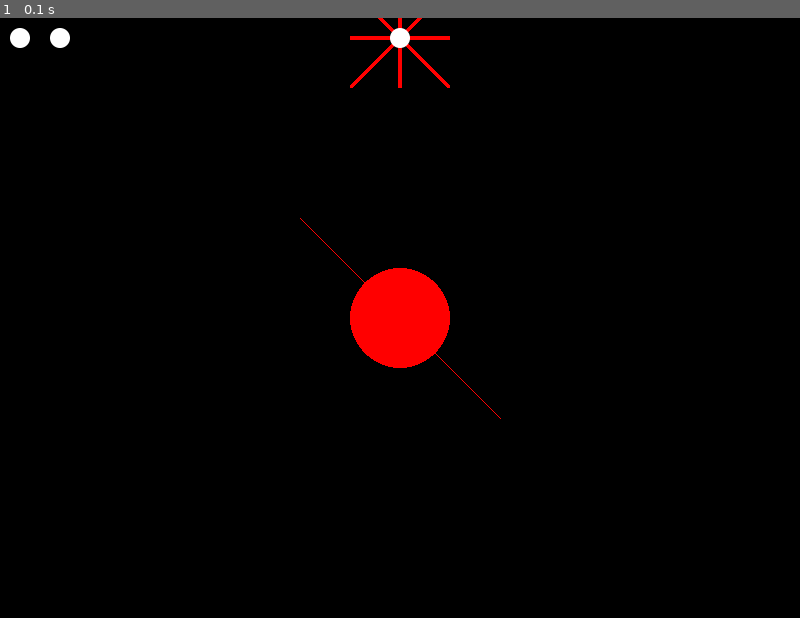
Above: before the commit, frame 1.
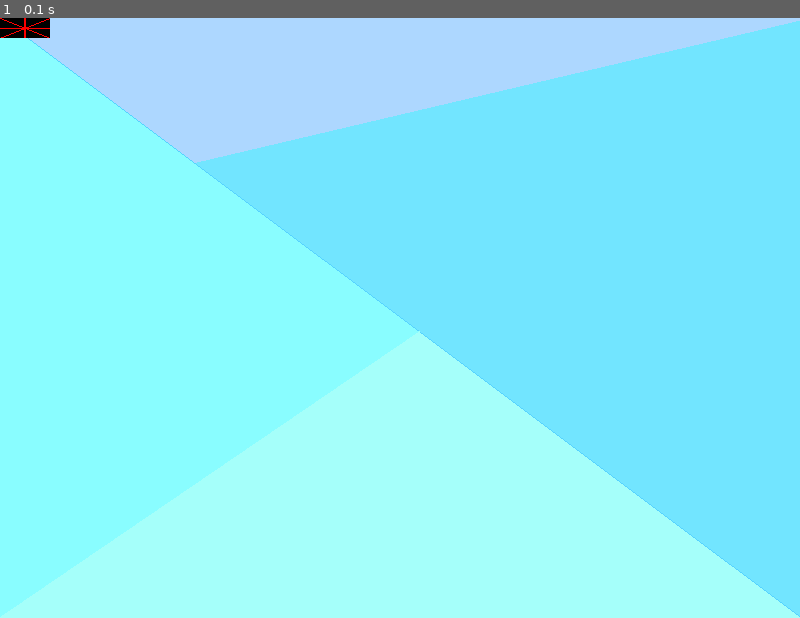
Above: after the commit, the same moment.

Repository: DevLoff/project-E
Game: pygame game, started from opti_test.py
The game is run twice, just before and just after one commit, with the same random seed, the same clock (stepped at 60 frames per second) and the same inputs.
Inputs:
- Up to frame 1 (0.1 s): no input

The runs differ from the first frame. In frame 1, 100% of the frame differs, in the area x 0-100%, y 0-100%.

Commit message:
menu stages functional (the whole is now doable)

Diff:
--- a/objects/game_obj.py
+++ b/objects/game_obj.py
@@ -1,6 +1,7 @@
 import pygame
 import json
 from utils.stage_util import transform_raw
+from objects.input_obj import INPUTBOARD
 
 class Game:
     def __init__(self,size):
@@ -17,10 +18,12 @@
         self.window.blit(self.loadingScreen,(0,0))
         pygame.display.flip()
         self.loadedStage = transform_raw(json.load(open(filepath, "rb")))
+        self.loadedStage.handling = self
 
     def gameloop(self):
         while self.running:
             dt = self.clock.tick() / 1000
+            INPUTBOARD.update()
 
             for evnt in pygame.event.get():
                 if evnt.type == pygame.QUIT:
--- a/objects/input_obj.py
+++ b/objects/input_obj.py
@@ -3,14 +3,25 @@
 class InputHandler:
     def __init__(self):
         self.inputs = dict()
+        self.lag = dict()
 
     def mod_input(self,tag,num):
         self.inputs[tag] = num
+        self.lag[tag] = False
 
     def pressed(self,tag):
         assert(tag in self.inputs),"Missing input tag"
+        if self.test(tag) and not self.lag[tag]:
+            return True
+        return False
+
+    def test(self,tag):
         if self.inputs[tag]<=0:
             return pygame.mouse.get_pressed()[-self.inputs[tag]]
         return pygame.key.get_pressed()[self.inputs[tag]]
 
+    def update(self):
+        for tag in self.lag:
+            self.lag[tag] = self.test(tag)
+
 INPUTBOARD = InputHandler()
--- a/objects/level_obj.py
+++ b/objects/level_obj.py
@@ -3,7 +3,7 @@
 
 class Stage:
     def __init__(self):
-        pass
+        self.handling = None
     def cover(self):
         pass
     def update(self,**info):
@@ -12,7 +12,7 @@
         pass
 
 class Level(Stage):
-    def __init__(self):
+    def __init__(self,ori = None):
         super().__init__()
         # PHYSIC OBJECTS
         self.platforms = []
@@ -33,8 +33,9 @@
         self.throw = 1
         self.initial = 0
         self.launched = False
-        # RENDER MEM
+        # MEMORY
         self.toCleanRects = []
+        self.root = ori
         # DEBUG
         self.debugLayer = pygame.Surface(size,flags=pygame.SRCALPHA)
         self.debugMode = True
@@ -87,10 +88,16 @@
             self.launch_peg()
 
     def update(self,**info):
-        if self.launched:
-            self.simulate(info["dt"])
+        if self.feasibility():
+            if self.launched:
+                self.simulate(info["dt"])
+            else:
+                self.tactic()
         else:
-            self.tactic()
+            if self.root is not None:
+                self.handling.load_stage(self.root)
+            else:
+                quit()
 
     def set_staticlayers(self,bg):
         self.bgLayer.blit(bg,(0,0))
--- a/objects/menu_obj.py
+++ b/objects/menu_obj.py
@@ -2,24 +2,19 @@
 from objects.visual_obj import UIItem
 from objects.input_obj import INPUTBOARD
 from objects.level_obj import Stage
+from utils.menu_util import switch_stage
 
-class Action:
-    def __init__(self,t,**opts):
-        self.type = t
-        self.options = opts
+class Button(UIItem):
+    def __init__(self,rect,img,action,target):
+        super().__init__(rect,img)
+        self.parent = None
+        self.effect = action
+        self.target = target
 
     def execute(self):
-        if self.type == "toggle":
-            self.fct_toggle()
-
-    def fct_toggle(self):
-        if "target" in self.options:
-            self.options["target"].visibility = not self.options["target"].visibility
-
-class Button(UIItem):
-    def __init__(self,rect,img,action):
-        super().__init__(rect,img)
-        self.effect = action
+        if self.rect.collidepoint(pygame.mouse.get_pos()):
+            if self.effect == "switch":
+                switch_stage(self.parent.handling,self.target)
 
 class Menu(Stage):
     def __init__(self):
@@ -30,15 +25,22 @@
         self.sliders = []
         self.rolls = []
         # LAYERS
-        self.bgLayer = pygame.Surface((0,0))
-        self.uiLayer = pygame.Surface((0,0), flags=pygame.SRCALPHA)
+        size = pygame.display.get_surface().get_size()
+        self.bgLayer = pygame.Surface(size)
+        self.uiLayer = pygame.Surface(size, flags=pygame.SRCALPHA)
         # RENDER MEM
         self.toCleanRects = []
 
+    def add_label(self,label):
+        self.labels.append(label)
+    def add_button(self,button):
+        button.parent = self
+        self.buttons.append(button)
+
     def update(self,**info):
         for button in self.buttons:
-            if INPUTBOARD.pressed("click") and button.visibility:
-                button.action.execute()
+            if INPUTBOARD.pressed("click"):
+                button.execute()
 
     def set_staticlayers(self,bg):
         self.bgLayer.blit(bg, (0, 0))
@@ -53,8 +55,7 @@
         self.uiLayer = pygame.Surface(self.bgLayer.get_size(), flags=pygame.SRCALPHA)
         newRects = []
         for item in self.labels+self.buttons+self.sliders+self.rolls:
-            if item.visibility:
-                newRects.append(self.uiLayer.blit(item.img,item.rect.topleft))
+            newRects.append(self.uiLayer.blit(item.img,item.rect.topleft))
         return newRects
 
     def render(self):
@@ -63,5 +64,5 @@
         window.blit(self.bgLayer, (0, 0))
         newRects += self.set_uilayer()
         window.blit(self.uiLayer, (0, 0))
-        pygame.display.update(newRects + self.toCleanRects)
+        pygame.display.flip()
         self.toCleanRects = newRects
--- a/objects/visual_obj.py
+++ b/objects/visual_obj.py
@@ -5,9 +5,8 @@
 
 class UIItem:
     def __init__(self,rect,img):
-        self.rect = rect
+        self.rect = pygame.Rect(rect)
         self.img = pygame.transform.scale(handle_imglike(img),self.rect.size)
-        self.visibility = False
 
 class Peg(DiscBody):
     def __init__(self,radius,fp):
--- a/opti_test.py
+++ b/opti_test.py
@@ -1,15 +1,17 @@
 import pygame
 from objects.input_obj import INPUTBOARD
 from objects.game_obj import Game
+from utils.image_util import handle_imglike
 
 if __name__ == '__main__':
     pygame.init()
     game = Game((800,600))
 
     INPUTBOARD.mod_input("launch", 0)
+    INPUTBOARD.mod_input("click", 0)
     INPUTBOARD.mod_input("reset", pygame.K_r)
 
-    game.load_stage("stages/levels/level01.json")
+    game.load_stage("stages/menus/menu01.json")
 
     game.gameloop()
 
--- a/stages/levels/level01.json
+++ b/stages/levels/level01.json
@@ -1,5 +1,6 @@
 {
   "type": "level",
+  "root": "stages/menus/menu01.json",
   "bench": [20,20],
   "space": [40,0],
   "bg": 0,
--- /dev/null
+++ b/stages/menus/menu01.json
@@ -0,0 +1,8 @@
+{
+  "type": "menu",
+  "bg": "Images/bg_01_v01.png",
+  "labels": [],
+  "buttons": [
+    {"rect": [0,0,50,20], "img": "Images/no_tex.png", "type": "switch", "target": "stages/levels/level01.json"}
+  ]
+}
--- a/utils/menu_util.py
+++ b/utils/menu_util.py
@@ -0,0 +1,2 @@
+def switch_stage(game,stage):
+    game.load_stage(stage)
--- a/utils/stage_util.py
+++ b/utils/stage_util.py
@@ -1,6 +1,7 @@
 from objects.level_obj import Level
-from objects.visual_obj import Port, Peg, Cloud, Field
+from objects.visual_obj import Port, Peg, Cloud, Field, UIItem
 from objects.physic_obj import Circle, Line
+from objects.menu_obj import Menu, Button
 from utils.image_util import handle_imglike
 
 
@@ -17,6 +18,8 @@
 def charge_level(param):
     assertions(param, "ports", "pegs", "clouds", "fields", "bench", "space", "bg")
     level = Level()
+    if "root" in param:
+        level.root = param["root"]
     for port in param["ports"]:
         level.add_port(charge_port(port))
     for peg in param["pegs"]:
@@ -65,5 +68,22 @@
     assertions(param,"pos","img")
     return Field(param["pos"],param["img"])
 
-def charge_menu(param): # TODO
-    pass
+def charge_menu(param):
+    assertions(param,"bg", "buttons")
+    menu = Menu()
+    for button in param["buttons"]:
+        menu.add_button(charge_button(button))
+    for label in param["labels"]:
+        menu.add_label(charge_label(label))
+    menu.set_staticlayers(
+        handle_imglike(param["bg"])
+    )
+    return menu
+
+def charge_button(param):
+    assertions(param,"rect","img","type","target")
+    return Button(param["rect"],param["img"],param["type"],param["target"])
+
+def charge_label(param):
+    assertions(param,"rect","img")
+    return UIItem(param["rect"],param["img"])
